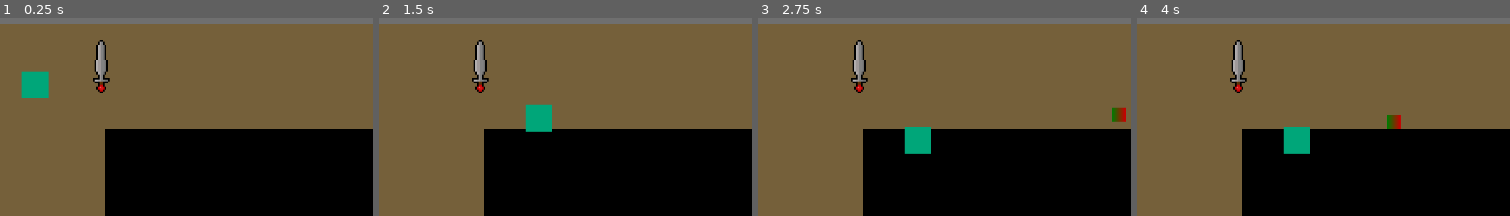
Above: before the commit, frames 1-4 (left to right).
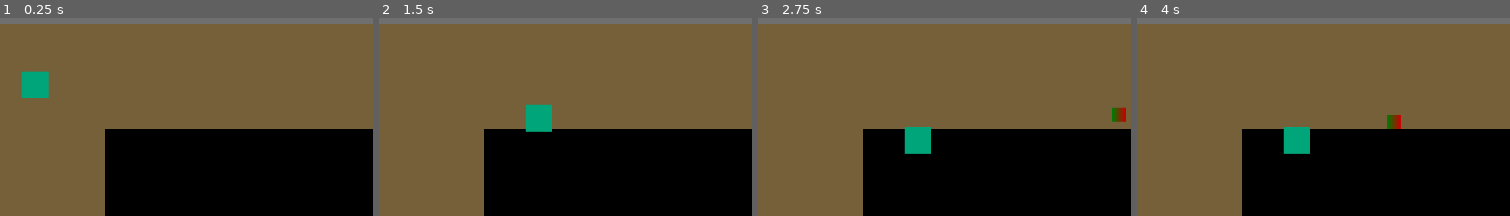
Above: after the commit, the same moments.

Repository: TheWalkingLapis/countdown
Game: Godot game, scene res://scenes/game.tscn
Same seed, same stepped clock (60 frames per second), same inputs: the game is played once before the commit and once after it.
Inputs:
- Up to frame 1 (0.25 s): no input
- Up to frame 2 (1.5 s): hold D (player_right) 0.53-1.28 s; hold S (player_down) from 1.28 s (still down)
- Up to frame 3 (2.75 s): release S (player_down) at 2.03 s; hold D (player_right) from 2.03 s (still down)
- Up to frame 4 (4 s): release D (player_right) at 2.78 s; hold W (player_up) 2.78-3.53 s; hold A (player_left) from 3.53 s (still down)
The pictures show only the part of the screen within x 5-55%, y 0-50%; the shares and areas given below are measured in that part.

The runs differ from the first frame. In frame 1, 0.8% of the frame differs, in the area x 24-30%, y 11-38%; in frame 2, 0.8%; in frame 3, 0.8%; in frame 4, 0.8%.

Commit message:
feat: startup logic for sword

Diff:
--- a/scripts/player_weapon.gd
+++ b/scripts/player_weapon.gd
@@ -5,13 +5,47 @@
 # multiplier for controlled movement, else is idle speed
 @export var speedMultiplier := 2.5
 
-var angleDrag = 0.75
+# track initial scale, beacuase of upscaling within stage/game
+@onready var initialScale := scale
+
+var angleDrag: = 0.75
+var swordUnsheathed := false
+var swordUnsheathable := false
+var swordUnsheathCooldown: = 0.5
+var swordSheatedScale := 0.25
 
 func _ready():
-	pass
+	sheathe()
+
+func activate_unsheate_cooldown():
+	await get_tree().create_timer(swordUnsheathCooldown).timeout
+	swordUnsheathable = true
+
+func unsheathe(startDir := Vector2.RIGHT):
+	if swordUnsheathable:
+		swordUnsheathable = false
+		swordUnsheathed = true
+		scale = initialScale
+		velocity = moveSpeed * startDir
+
+func sheathe():
+	scale = Vector2(swordSheatedScale, swordSheatedScale)
+	swordUnsheathable = false
+	swordUnsheathed = false
+	velocity = Vector2.ZERO
+	activate_unsheate_cooldown()
 
 func _physics_process(_delta):
 	var moveDir := Input.get_vector("weapon_left", "weapon_right", "weapon_up", "weapon_down").normalized()
+
+	# sword is not unsheathed rn
+	if !swordUnsheathed:
+		# ... and not being unsheated (stay on player)
+		if not (swordUnsheathable and moveDir != Vector2.ZERO):
+			position = RefManager.playerRef.position
+			return
+		# ... but is unsheaded now
+		unsheathe(moveDir)
 
 	var currentDir := velocity.normalized()
 	var speed = moveSpeed if moveDir == Vector2.ZERO else moveSpeed * speedMultiplier
Not shown, changed: other/todo.md
